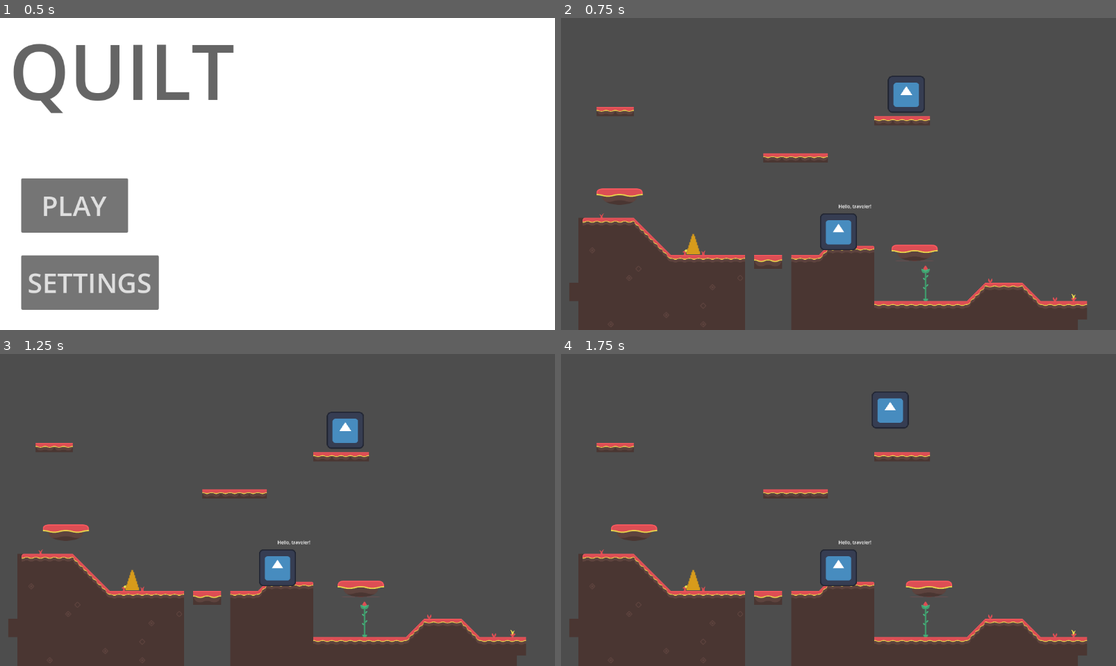
Above: before the commit, frames 1-4 (two rows, left to right).
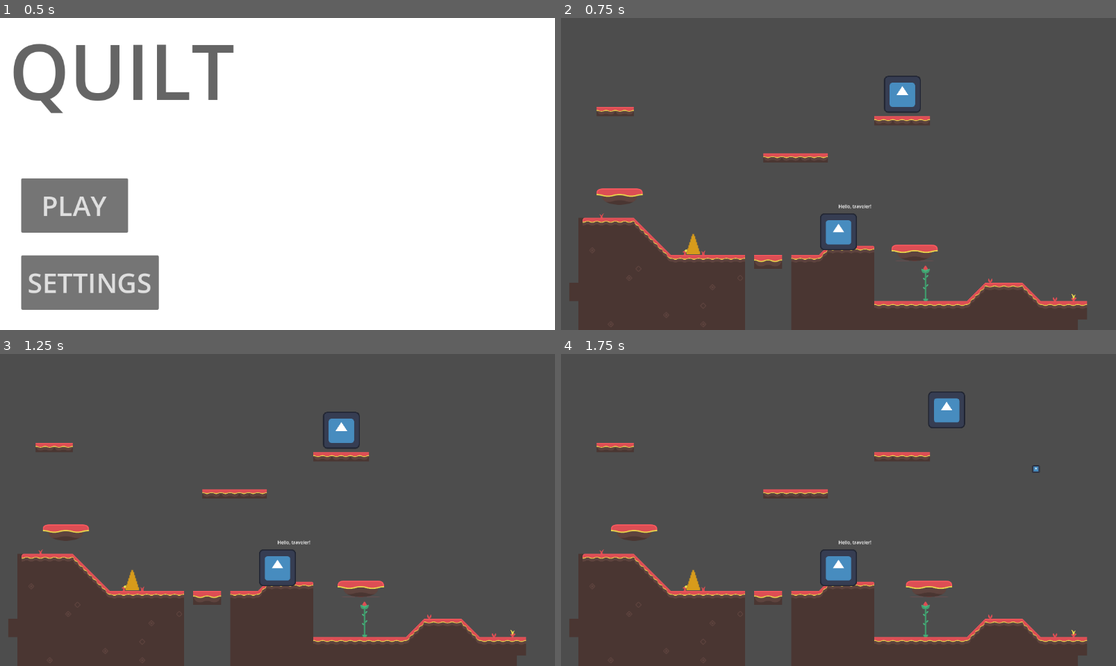
Above: after the commit, the same moments.

Repository: unsaltedkale/Quilt
Game: Godot game, scene res://main.tscn
Same seed, same stepped clock (60 frames per second), same inputs: the game is played once before the commit and once after it. The engine's default icon, where the game draws it, is replaced by a stand-in: a white triangle on a blue panel in a dark square.
Inputs (mouse positions are in pixels of both pictures, inside the frame that each line leads up to):
- Up to frame 1 (0.5 s): no input
- Up to frame 2 (0.75 s): click "PLAY" at 0.5 s
- Up to frame 3 (1.25 s): no input
- Up to frame 4 (1.75 s): move the mouse to (960, 494) at 1.27 s; hold D (move_right) from 1.28 s (still down); tap F (fire_projectile, bound only after the commit) at 1.35 s; tap Space (jump) at 1.52 s; click (960, 494) at 1.55 s

Frame 1 is identical in both runs. In frame 2, 0.3% of the frame differs, in the area x 58-66%, y 18-31%; in frame 3, 0.3%; in frame 4, 1.0%, in the area x 55-87%, y 12-39%.

Commit message:
projectile improvement

Diff:
--- a/Emily WIP/Scenes/projectile_component.tscn
+++ b/Emily WIP/Scenes/projectile_component.tscn
@@ -1,6 +1,19 @@
 [gd_scene load_steps=2 format=3 uid="uid://d3tqa847kjwb5"]
 
-[ext_resource type="Script" uid="uid://cbsw1pfbe3q86" path="res://Emily WIP/Scripts/projectile_component.gd" id="1_plvoc"]
+[sub_resource type="GDScript" id="GDScript_30w6t"]
+script/source = "class_name RedProjectile
+extends Node
+
+@export var input_component: InputComponent
+
+var mouse = 0
+
+func shoot():
+	var proj = $\".\".new()
+	proj.global_posision = $Marker2D
+	owner.add_child(proj)
+	proj.transform = mouse
+"
 
 [node name="ProjectileComponent" type="Node"]
-script = ExtResource("1_plvoc")
+script = SubResource("GDScript_30w6t")
--- a/Emily WIP/Scenes/red_projectile.tscn
+++ b/Emily WIP/Scenes/red_projectile.tscn
@@ -6,10 +6,14 @@
 [sub_resource type="RectangleShape2D" id="RectangleShape2D_nkcvn"]
 
 [node name="RedProjectile" type="Area2D"]
+gravity_space_override = 3
+gravity = 0.0
+angular_damp = 0.0
 script = ExtResource("1_td6lh")
 
 [node name="CollisionShape2D" type="CollisionShape2D" parent="."]
 shape = SubResource("RectangleShape2D_nkcvn")
 
 [node name="Sprite2D" type="Sprite2D" parent="."]
+scale = Vector2(0.2, 0.2)
 texture = ExtResource("2_t6jt8")
--- a/Emily WIP/Scripts/player.gd
+++ b/Emily WIP/Scripts/player.gd
@@ -22,6 +22,17 @@
 	move_and_slide()
 
 #player ability function
+var can_shoot: bool = true
 
 func take_damage(amount: int) -> void:
 	health_script.reduce_health(amount)
+
+func _process(delta):
+	if Input.is_action_just_pressed("fire_projectile") and can_shoot:
+		shoot()
+
+func shoot():
+	var proj = preload("res://Emily WIP/Scenes/red_projectile.tscn").instantiate()
+	owner.add_child(proj)
+	proj.transform = $Marker2D.global_transform
+	can_shoot = true
--- a/Emily WIP/Scripts/projectile_component.gd
+++ /dev/null
@@ -1,12 +0,0 @@
-class_name ProjectileComponent
-extends Node
-
-@export var input_component: InputComponent
-
-var mouse = 0
-
-func shoot():
-	var proj = $".".new()
-	proj.global_posision = $Marker2D
-	owner.add_child(proj)
-	proj.transform = mouse
--- a/Emily WIP/Scripts/recoil_component.gd
+++ b/Emily WIP/Scripts/recoil_component.gd
@@ -13,19 +13,18 @@
 func handle_movement(body: CharacterBody2D, want_to_shoot: bool) -> void:
 	if want_to_shoot:
 		# use camera position for player later when camera follows player
-		if get_viewport().get_mouse_position().x > (body.position.x-3050)/3.3:
-			speed = speed * -1
-			speed_negative = true
 		if get_viewport().get_mouse_position().x > (body.position.x-3050)/3.3 and speed_negative:
 			speed = speed * 1
+			speed_negative = true
+		elif get_viewport().get_mouse_position().x > (body.position.x-3050)/3.3:
+			speed = speed * -1
 			speed_negative = true
 		if get_viewport().get_mouse_position().x < (body.position.x-3050)/3.3 and speed_negative:
 			speed = speed * -1
 			speed_negative = false
-		elif get_viewport().get_mouse_position().x < (body.position.x-3050)/3:
+		elif get_viewport().get_mouse_position().x < (body.position.x-3050)/3.3:
 			speed = speed * 1
 			speed_negative = false
 
-
 		body.velocity.x = body.position.x * speed
-		print("mouse : ", get_viewport().get_mouse_position().x, "player : ", (body.position.x-3050)/3)
+		print("player position : ", body.global_position ," mouse position: ", get_viewport().get_mouse_position())
--- a/Emily WIP/Scripts/red_projectile.gd
+++ b/Emily WIP/Scripts/red_projectile.gd
@@ -1,6 +1,16 @@
+class_name ProjectileComponent
 extends Area2D
 
-var speed = 900
+var speed = .05
 
-func _physics_process(_float):
-	position += transform.x * speed
+func _physics_process(delta):
+	#go to mouse location
+	position.x += get_viewport().get_mouse_position().x * speed
+	print("projectile position x: ", position.x)
+	position.y += get_viewport().get_mouse_position().y * speed
+	print("projectile position y: ", position.y)
+
+func _on_projectile_body_entered(body):
+	if (body is TileMapLayer):
+		body.queue_free()
+		queue_free()
--- a/project.godot
+++ b/project.godot
@@ -39,6 +39,6 @@
 }
 fire_projectile={
 "deadzone": 0.2,
-"events": [Object(InputEventMouseButton,"resource_local_to_scene":false,"resource_name":"","device":-1,"window_id":0,"alt_pressed":false,"shift_pressed":false,"ctrl_pressed":false,"meta_pressed":false,"button_mask":1,"position":Vector2(246, 44),"global_position":Vector2(265, 140),"factor":1.0,"button_index":1,"canceled":false,"pressed":true,"double_click":false,"script":null)
+"events": [Object(InputEventKey,"resource_local_to_scene":false,"resource_name":"","device":-1,"window_id":0,"alt_pressed":false,"shift_pressed":false,"ctrl_pressed":false,"meta_pressed":false,"pressed":false,"keycode":70,"physical_keycode":0,"key_label":0,"unicode":102,"location":0,"echo":false,"script":null)
 ]
 }
Not shown, removed: Emily WIP/Scripts/projectile_component.gd.uid
